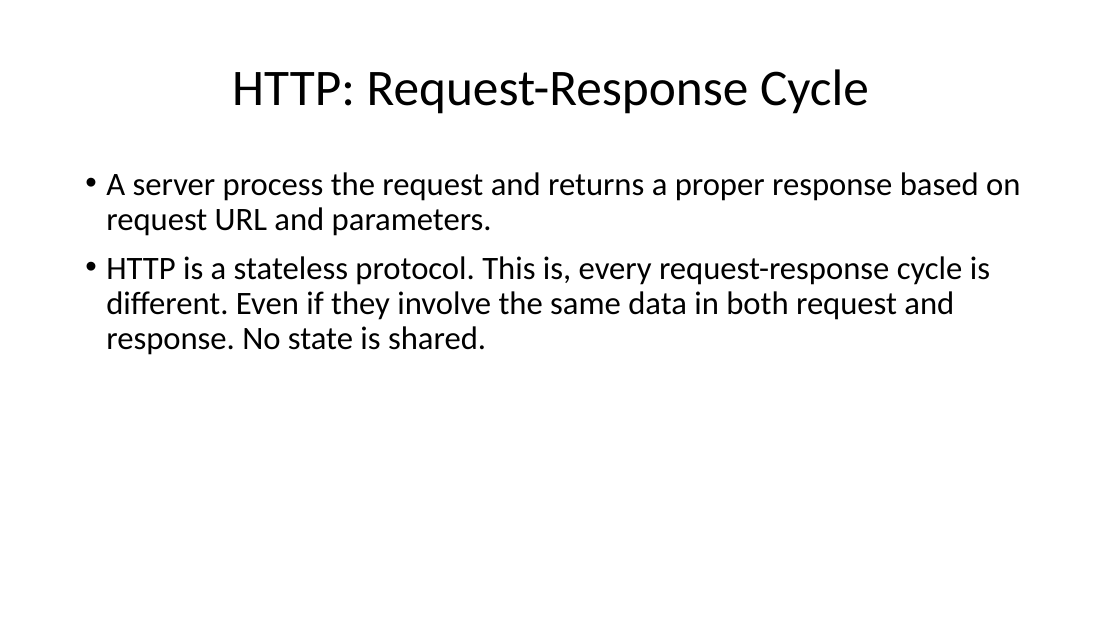
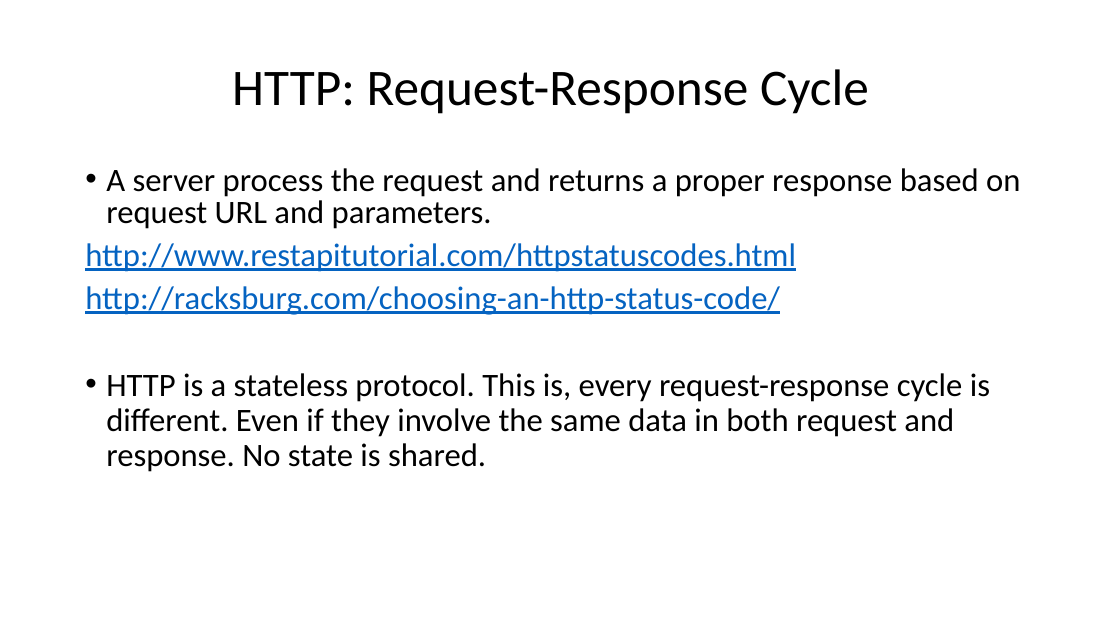
Before and after one commit to lauti910/java-bootcamp-2017, a slide deck: slide 8 of Extra Material/Topic 7) REST.pptx. Drawn at 1120x630 pixels with LibreOffice and Linux fonts; fonts in the diff are those of the drawing. Boxes give left, top, right and bottom in pixels: in the first picture for what was removed or moved away, otherwise in the second. Text is boxed around its words. In the diff, an @@ line names an element or a change of style, - is before the commit and + after.

```diff
--- a/Extra Material/Topic 7) REST.pptx
+++ b/Extra Material/Topic 7) REST.pptx
@@ text at (106,168,1020,229): line spacing 0.9 to 0.8 @@
@@ text at (85,243,796,315): paragraphs added @@
+http://www.restapitutorial.com/httpstatuscodes.html
+http://racksburg.com/choosing-an-http-status-code/
@@ text "HTTP is a stateless protocol. ...": place and size @@
-text "HTTP is a stateless protocol. ..." at (106,256,990,355)
+text "HTTP is a stateless protocol. ..." at (106,373,990,472)
```
Also in this commit, not shown: 2 other slides changed, 9 slides added, 1 other file.
